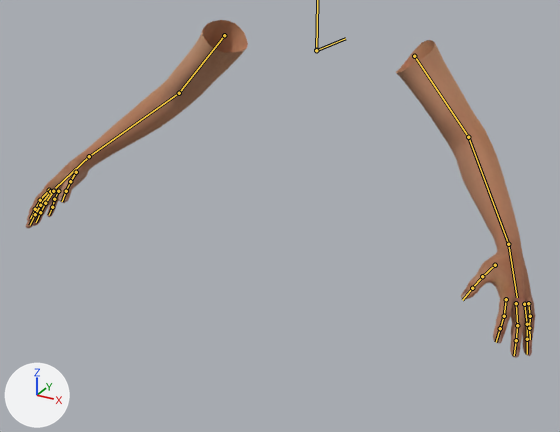
An edit to the FBX model Multiplayer Project/Assets/3D Models/Arms/FP_arms.fbx, drawn before and after from the same camera.
Camera for both pictures: a 50 mm lens placed at (0.737, -1.505, 0.346), pointed at (0.002, -0.167, -0.323). The lights are fixed; the arrows at lower left show +X, +Y and +Z. The bones that bend it are drawn over the model as lines.

Objects in the first picture: 'Arms'.
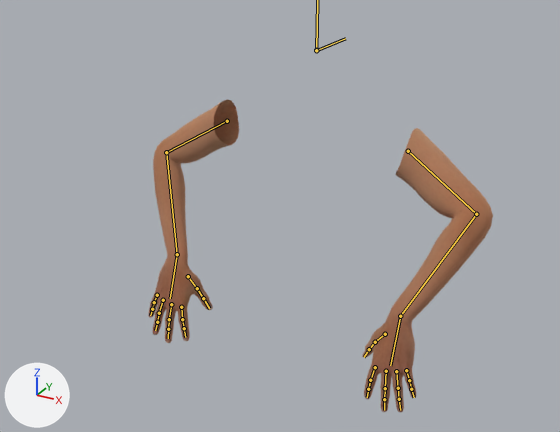
The newer file adds an action. The first version stands in its rest pose; the second is drawn at frame 1 of the action 'Arms_Rig|FP_arms_idle'.

Changed parts and their boxes [x1, y1, x2, y2] in the pictures (560 x 432 px):
'Arms', posed (32% narrower, 7% shorter)
    before: [26, 20, 536, 358]
    after: [148, 99, 493, 412]
bone 'upper_arm_L', root to tip
    before: (414, 56) to (468, 137)
    after: (408, 151) to (476, 214)
bone 'lower_arm_L', root to tip
    before: (468, 137) to (508, 244)
    after: (476, 214) to (400, 316)
bone 'hand_L', root to tip
    before: (508, 244) to (517, 297)
    after: (400, 316) to (390, 365)
bone 'upper_arm_R', root to tip
    before: (224, 35) to (179, 93)
    after: (227, 121) to (166, 152)
bone 'lower_arm_R', root to tip
    before: (179, 93) to (89, 156)
    after: (166, 152) to (177, 254)
bone 'hand_R', root to tip
    before: (89, 156) to (55, 188)
    after: (177, 254) to (170, 298)

The change in detail:
Bone 'upper_arm_L' (bone_upper_arm_l) moves from (0.0, 0.0, 0.0) to (0.132, 0.15, -0.008).
Bone 'upper_arm_L' (bone_upper_arm_l) turns from (0, 0, 0) to (16, 69, 33) degrees about its own x, y and z.
Bone 'lower_arm_L' (bone_lower_arm_l) turns from (0, 0, 0) to (42, 1, -3) degrees about its own x, y and z.
Bone 'hand_L' (bone_hand_l) turns from (0, 0, 0) to (-26, 2, 3) degrees about its own x, y and z.
Bone 'upper_arm_R' (bone_upper_arm_r) moves from (0.0, 0.0, 0.0) to (-0.132, 0.15, -0.008).
Bone 'upper_arm_R' (bone_upper_arm_r) turns from (0, 0, 0) to (10, -69, -28) degrees about its own x, y and z.
Bone 'lower_arm_R' (bone_lower_arm_r) turns from (0, 0, 0) to (44, -1, 3) degrees about its own x, y and z.
Bone 'hand_R' (bone_hand_r) turns from (0, 0, 0) to (-25, -8, -2) degrees about its own x, y and z.
